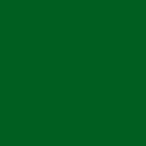
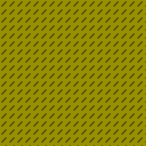
Before/after of a w=146, h=146 layered artwork. What changed in the layer stack:
pixels changed over (0, 0, 146, 146) (layer not identified)
